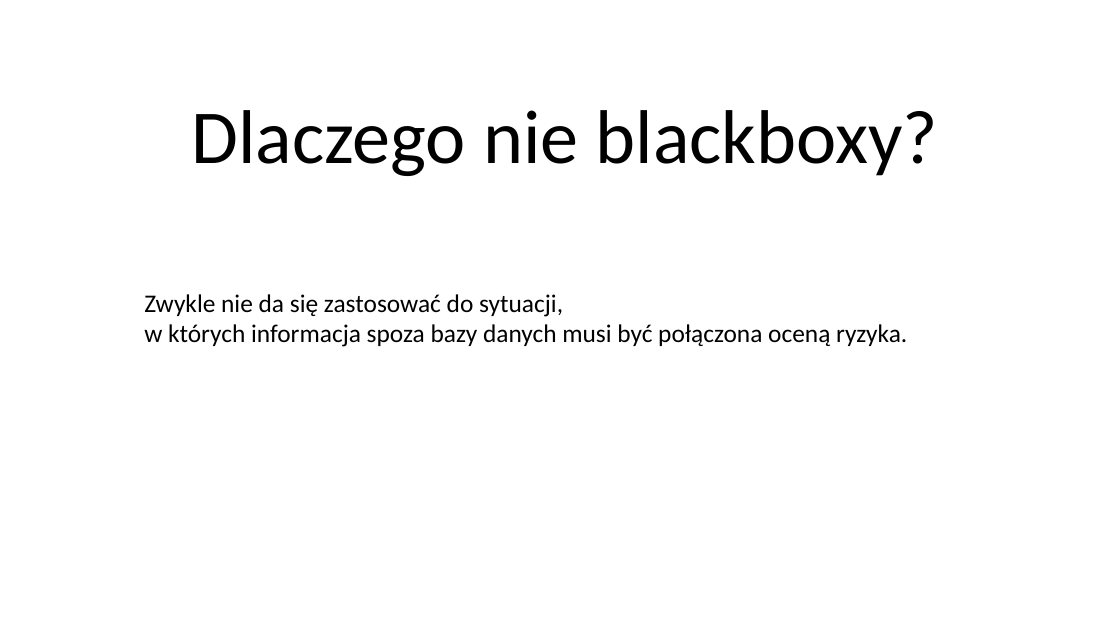
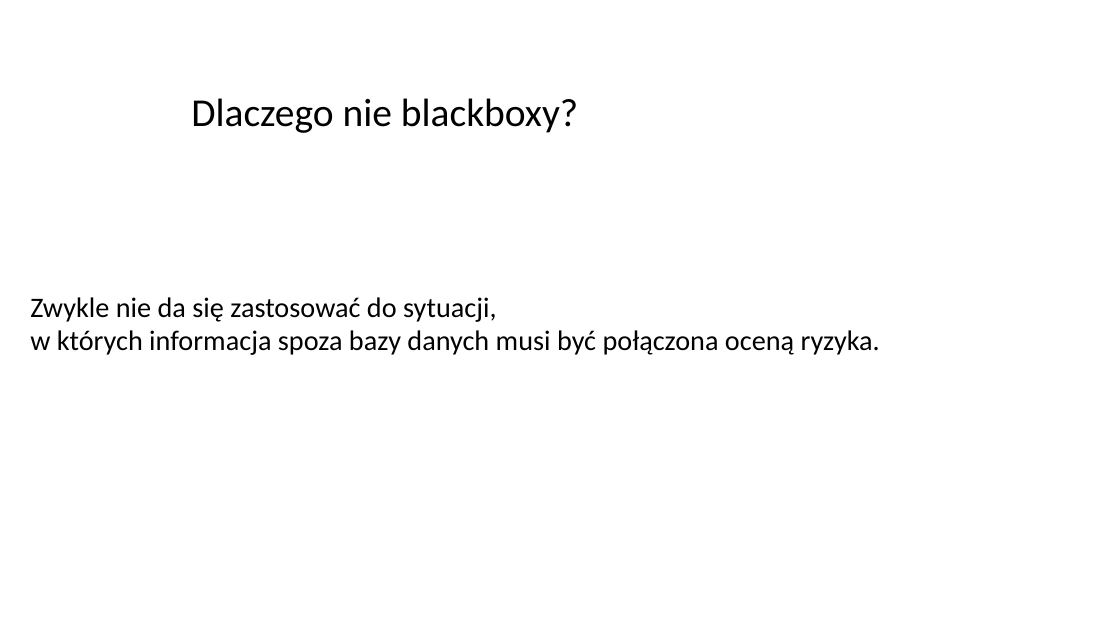
Before and after one commit to bogdankjastrzebski/WarsztatyBadawcze2, a slide deck: slide 6 of prezentacja/blackBox.odp. Drawn at 1120x630 pixels with LibreOffice and Linux fonts; fonts in the diff are those of the drawing. Boxes give left, top, right and bottom in pixels: in the first picture for what was removed or moved away, otherwise in the second. Text is boxed around its words. In the diff, an @@ line names an element or a change of style, - is before the commit and + after.

```diff
--- a/prezentacja/blackBox.odp
+++ b/prezentacja/blackBox.odp
@@ text "Dlaczego nie blackboxy?" at <box>191,98,578,133</box>: size 54 to 28 pt @@
@@ text "Zwykle nie da się zastosować ...": place and size @@
-text "Zwykle nie da się zastosować ..." at <box>144,294,907,347</box>
+text "Zwykle nie da się zastosować ..." at <box>30,297,880,355</box>
@@ text "Zwykle nie da się zastosować ..." at <box>30,297,880,355</box>: size 18 to 20 pt @@
```
Also in this commit, not shown: 15 other slides changed, 2 slides added, 1 other file.
